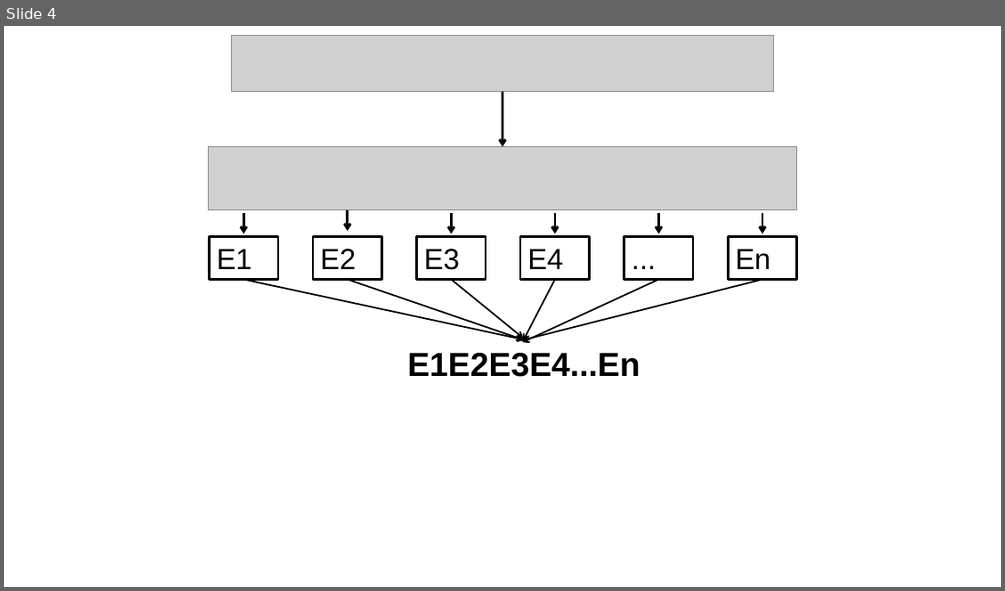
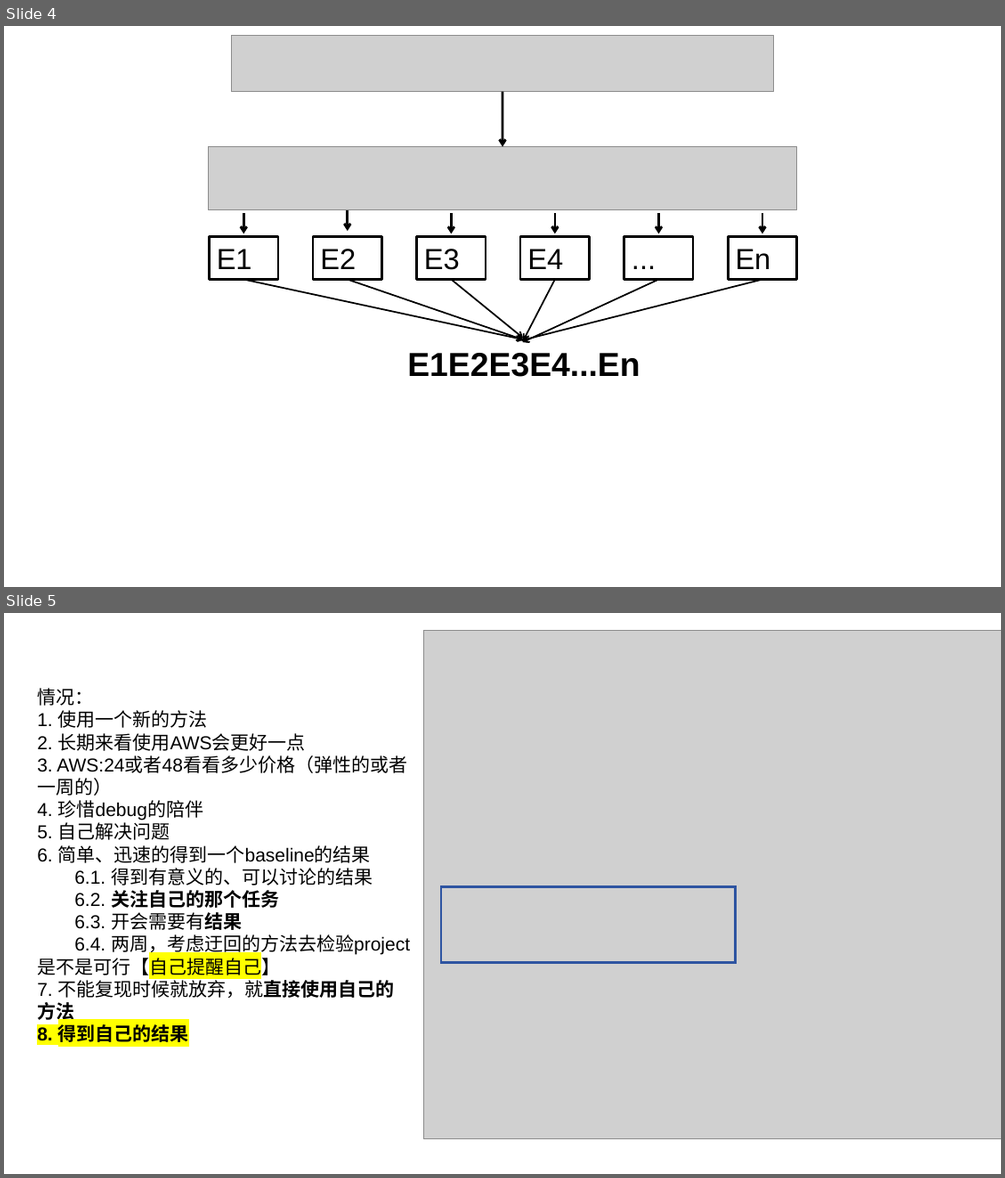
Before and after one commit to a-green-hand-jack/DNABERT_2, a slide deck: 一个思路展示.pptx. Shown one above the other, each under a label of ours: slide 4 before the commit, slides 4 and 5 after it. The pictures are 1005x591 and 1005x1178 pixels, drawn with LibreOffice and Linux fonts; fonts in the diff are those of the drawing; grey boxes stand for pictures. Boxes give left, top, right and bottom in pixels: in the first picture for what was removed or moved away, otherwise in the second. Text is boxed around its words. In the diff, an @@ line names an element or a change of style, - is before the commit and + after.

```diff
--- a/一个思路展示.pptx
+++ b/一个思路展示.pptx
@@ slide 5 added at (4,613,1001,1174), background #FFFFFF @@
@@ picture added at (423,630,1001,1139) @@
@@ text added at (37,688,410,1042), 18 pt, text #000000 @@
+情况：
+1. 使用一个新的方法
+2. 长期来看使用AWS会更好一点
+3. AWS:24或者48看看多少价格（弹性的或者一周的）
+4. 珍惜debug的陪伴
+5. 自己解决问题
+6. 简单、迅速的得到一个baseline的结果
+6.1. 得到有意义的、可以讨论的结果
+6.2. 关注自己的那个任务
+6.3. 开会需要有结果
+6.4. 两周，考虑迂回的方法去检验project是不是可行【自己提醒自己】
+7. 不能复现时候就放弃，就直接使用自己的方法
+8. 得到自己的结果
@@ rectangle added at (442,887,736,963), outline #2E54A1 2.25 pt @@
```
Also in this commit, not shown: 2 other slides added, 6 other files.
